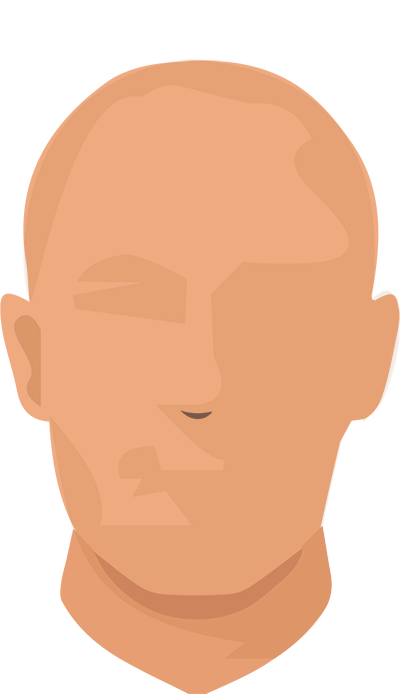
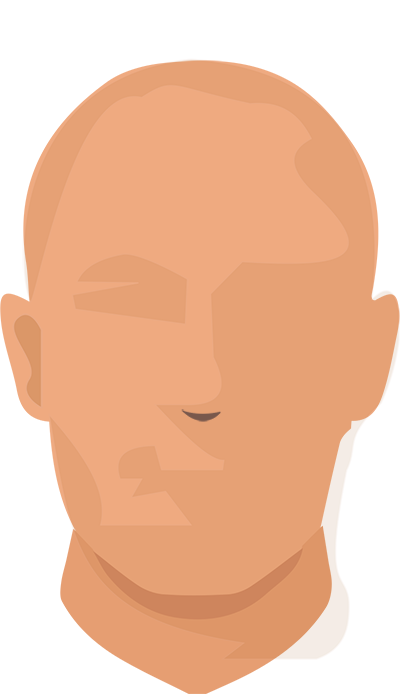
Two versions of the same layered image (400x694). Layer-by-layer changes:
added group "Layer 7" with 2 layers in group "hair" over [180, 324, 399, 422]
added layer "<Path>" (1st of 5, in "hair" › "Layer 7") in group "Layer 7" over [181, 409, 221, 422]
hid "<Path> + <Path> + <Path> + <Path> + <Path> + <Path>" over [180, 324, 399, 665]
